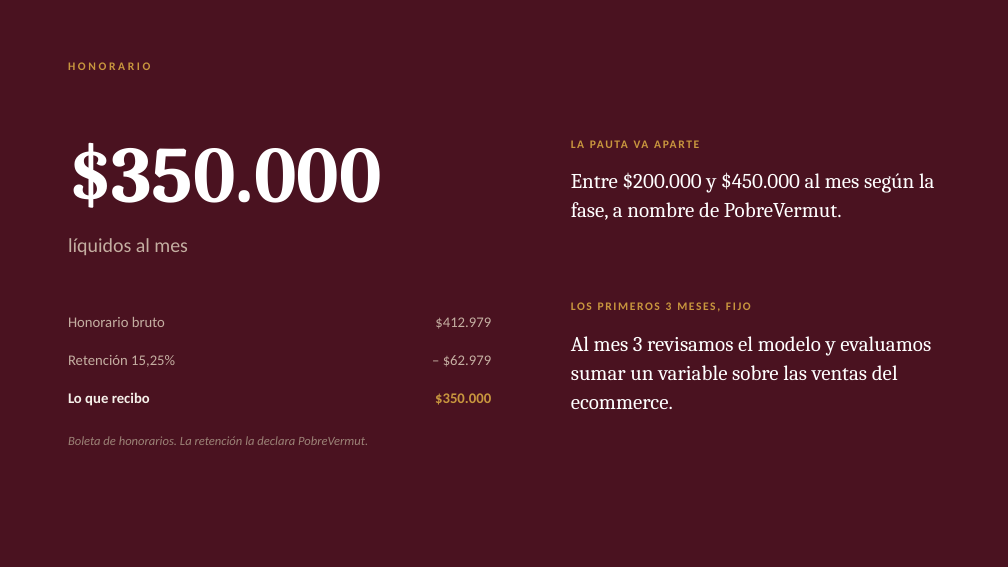
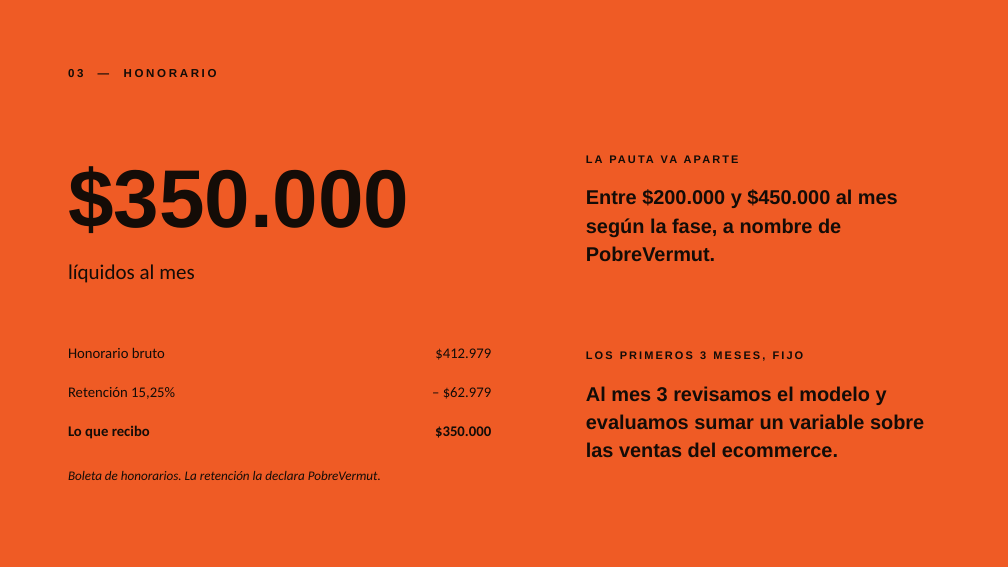
Before and after one commit to ScottishGrimReaper/Gmb-Aagent, a slide deck: slide 4 of propuestas/pobrevermut/PobreVermut - Propuesta Campanas 2026.pptx. Drawn at 1008x567 pixels with LibreOffice and Linux fonts; fonts in the diff are those of the drawing. Boxes give left, top, right and bottom in pixels: in the first picture for what was removed or moved away, otherwise in the second. Text is boxed around its words. In the diff, an @@ line names an element or a change of style, - is before the commit and + after.

```diff
--- a/propuestas/pobrevermut/PobreVermut - Propuesta Campanas 2026.pptx
+++ b/propuestas/pobrevermut/PobreVermut - Propuesta Campanas 2026.pptx
@@ background #4A1220 to #EF5B25 @@
@@ text at [68, 69, 217, 77]: text changed; font Calibri to Arial; text colour #C8963E to #140C07 @@
-HONORARIO
+03 — HONORARIO
@@ text "$350.000": place and size @@
-text "$350.000" at [68, 143, 382, 208]
+text "$350.000" at [68, 166, 409, 233]
@@ text "$350.000" at [68, 166, 409, 233]: size 76 to 78 pt, font Cambria to Arial, text colour #FFFFFF to #140C07 @@
@@ text "LA PAUTA VA APARTE": place and size @@
-text "LA PAUTA VA APARTE" at [634, 140, 649, 148]
+text "LA PAUTA VA APARTE" at [661, 155, 678, 163]
@@ text "LA PAUTA VA APARTE" at [661, 155, 678, 163]: size 11 to 10.5 pt, font Calibri to Arial, text colour #C8963E to #140C07, letter spacing 1.5 to 2 pt @@
@@ text "Entre $200.000 y $450.000 al ...": place and size @@
-text "Entre $200.000 y $450.000 al ..." at [571, 172, 935, 220]
+text "Entre $200.000 y $450.000 al ..." at [586, 189, 898, 261]
@@ text "Entre $200.000 y $450.000 al ..." at [586, 189, 898, 261]: size 20 to 19 pt, font Cambria to Arial, text colour #FFFFFF to #140C07, bold on; line spacing 1.15 to 1.18 @@
@@ text "líquidos al mes": place and size @@
-text "líquidos al mes" at [68, 238, 188, 255]
+text "líquidos al mes" at [68, 264, 194, 283]
@@ text "líquidos al mes" at [68, 264, 194, 283]: size 19 to 20 pt, text colour #C4AEA1 to #140C07 @@
@@ text "LOS PRIMEROS 3 MESES, FIJO" at [586, 351, 804, 361]: size 11 to 10.5 pt, font Calibri to Arial, text colour #C8963E to #140C07, letter spacing 1.5 to 2 pt @@
@@ text "LOS PRIMEROS 3 MESES, FIJO": place and size @@
-text "LOS PRIMEROS 3 MESES, FIJO" at [571, 302, 751, 311]
+text "LOS PRIMEROS 3 MESES, FIJO" at [586, 351, 804, 361]
@@ 4 texts: place and size @@
-4 texts at [68, 317, 491, 367]
+4 texts at [68, 347, 491, 399]
@@ text colour #C4AEA1 to #140C07 in 4 elements at [68, 347, 165, 358], [435, 348, 491, 360], [68, 387, 175, 399], [443, 387, 491, 399] @@
@@ text "Al mes 3 revisamos el ..." at [586, 386, 924, 458]: size 20 to 19 pt, font Cambria to Arial, text colour #FFFFFF to #140C07, bold on; line spacing 1.15 to 1.18 @@
@@ text "Al mes 3 revisamos el ...": place and size @@
-text "Al mes 3 revisamos el ..." at [571, 336, 931, 409]
+text "Al mes 3 revisamos el ..." at [586, 386, 924, 458]
@@ text "Lo que recibo": place and size @@
-text "Lo que recibo" at [68, 392, 150, 406]
+text "Lo que recibo" at [68, 425, 150, 439]
@@ text "Lo que recibo" at [68, 425, 150, 439]: text colour #F6F1EA to #140C07 @@
@@ text "$350.000": place and size @@
-text "$350.000" at [435, 393, 491, 405]
+text "$350.000" at [435, 426, 491, 438]
@@ text "$350.000" at [435, 426, 491, 438]: text colour #C8963E to #140C07 @@
@@ text "Boleta de honorarios. La retención ...": place and size @@
-text "Boleta de honorarios. La retención ..." at [68, 436, 368, 445]
+text "Boleta de honorarios. La retención ..." at [68, 471, 381, 480]
@@ text "Boleta de honorarios. La retención ..." at [68, 471, 381, 480]: size 12 to 12.5 pt, text colour #9C8377 to #140C07 @@
```
Also in this commit, not shown: 4 other slides changed, 2 other files.
